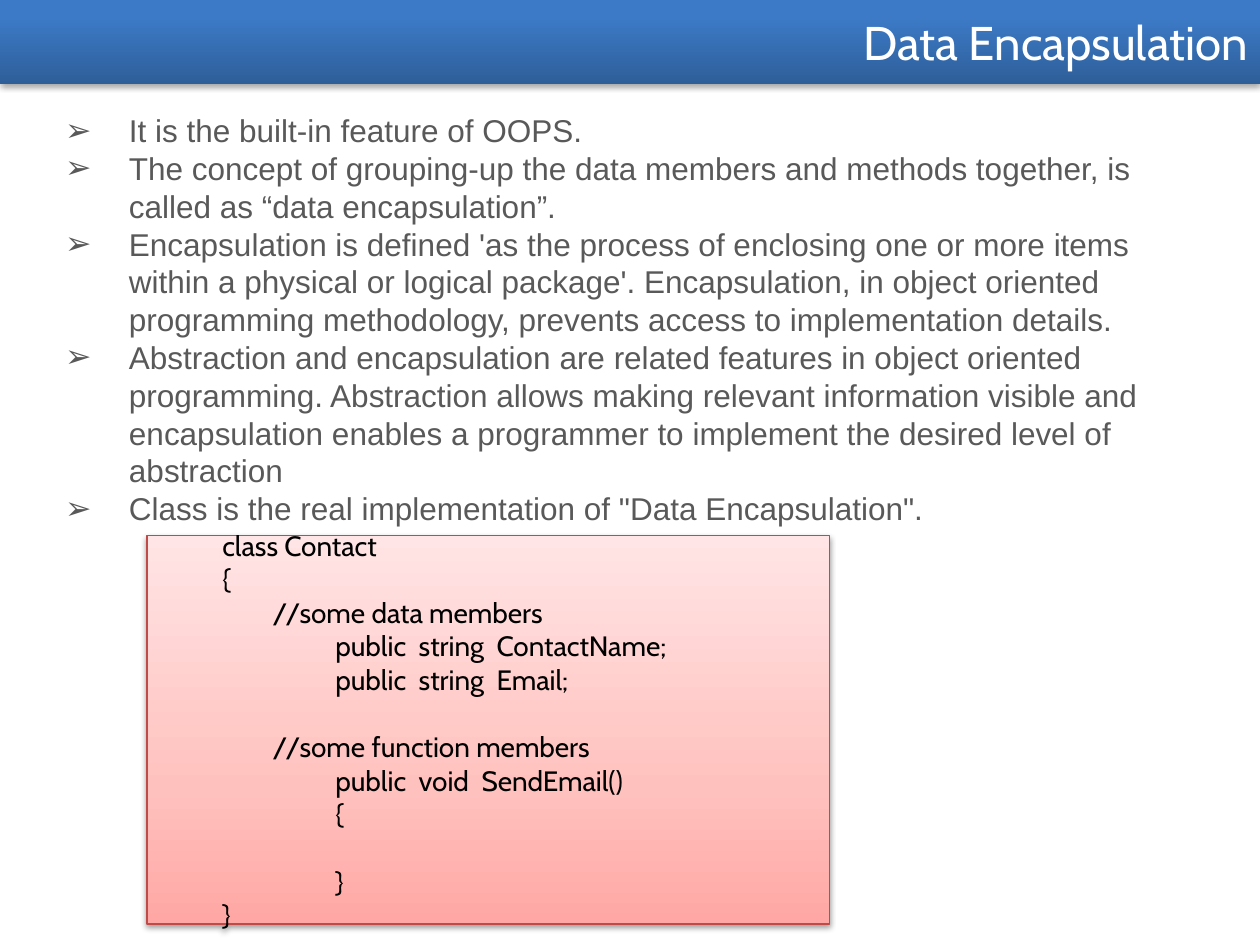
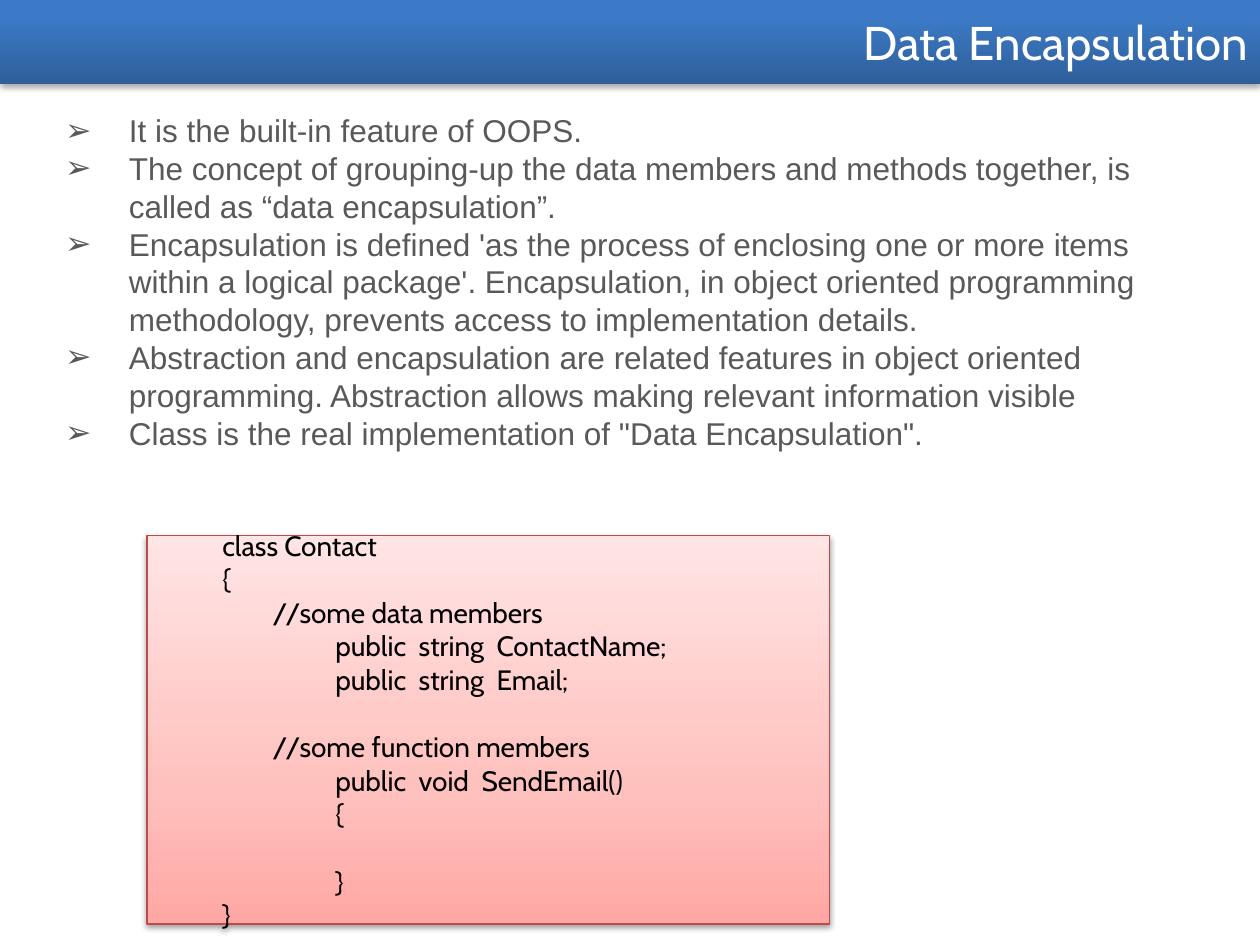
Before and after one commit to santuparsi/react-dotnet-repo, a slide deck: slide 16 of C#/PPT/Classes & Objects.pptx. Drawn at 1260x945 pixels with LibreOffice and Linux fonts; fonts in the diff are those of the drawing. Boxes give left, top, right and bottom in pixels: in the first picture for what was removed or moved away, otherwise in the second. Text is boxed around its words. In the diff, an @@ line names an element or a change of style, - is before the commit and + after.

```diff
--- a/C#/PPT/Classes & Objects.pptx
+++ b/C#/PPT/Classes & Objects.pptx
@@ text at [129, 233, 1135, 413]: text changed @@
-➢ Encapsulation is defined 'as the process of enclosing one or more items within a physical or logical package'. Encapsulation, in object oriented programming methodology, prevents access to implementation details.
-➢ Abstraction and encapsulation are related features in object oriented programming. Abstraction allows making relevant information visible and encapsulation enables a programmer to implement the desired level of abstraction
+➢ Encapsulation is defined 'as the process of enclosing one or more items within a logical package'. Encapsulation, in object oriented programming methodology, prevents access to implementation details.
+➢ Abstraction and encapsulation are related features in object oriented programming. Abstraction allows making relevant information visible
```
Also in this commit, not shown: 2 other slides changed, 38 other files.
